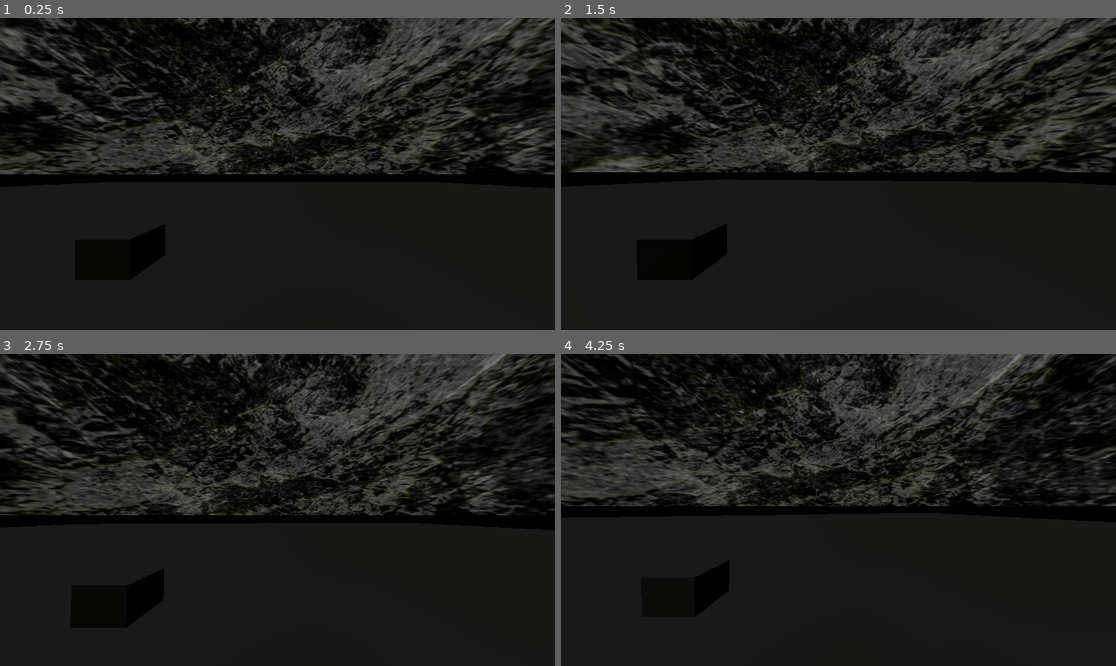
Above: before the commit, frames 1-4 (two rows, left to right).
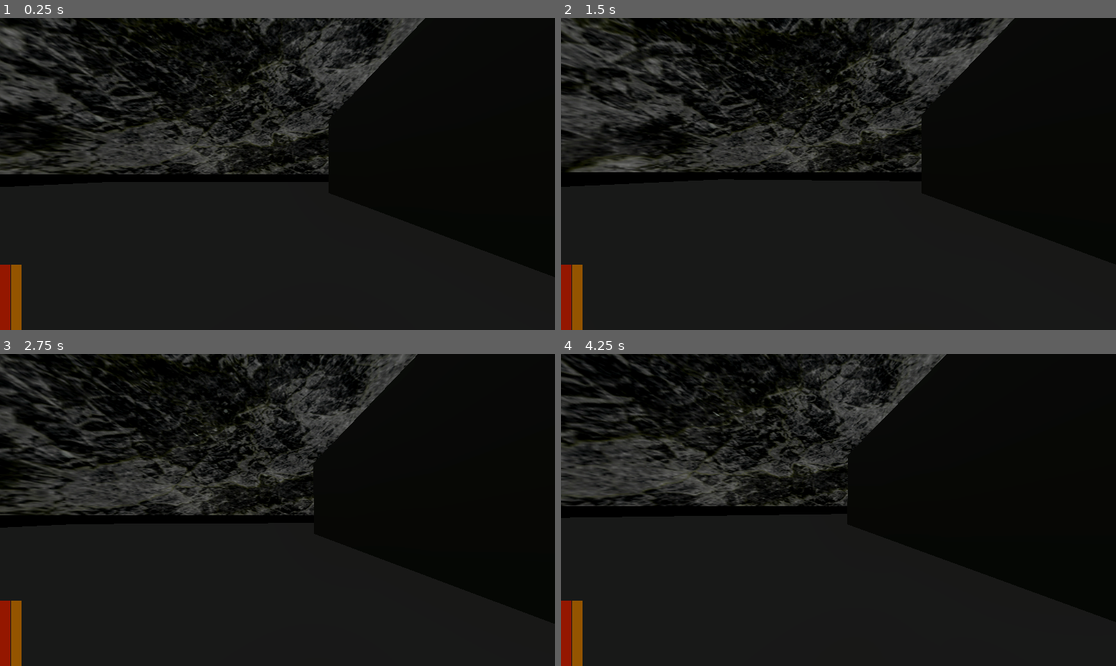
Above: after the commit, the same moments.

Repository: sharwenn-dev/debasement-game
Game: Godot game, scene res://test_world.tscn
Same seed, same stepped clock (60 frames per second), same inputs: the game is played once before the commit and once after it. The project has no main scene, so this scene is started directly.
Inputs (mouse positions are in pixels of both pictures, inside the frame that each line leads up to):
- Up to frame 1 (0.25 s): no input
- Up to frame 2 (1.5 s): tap Enter (ui_accept) at 0.5, 0.77 s; move the mouse to (866, 174) at 0.52 s; hold Up (ui_up) from 0.53 s (still down); move the mouse to (810, 174) at 1.27 s
- Up to frame 3 (2.75 s): keep holding Up (ui_up); tap Enter (ui_accept) at 1.52 s; move the mouse to (288, 503) at 2.02 s
- Up to frame 4 (4.25 s): keep holding Up (ui_up); tap Enter (ui_accept) at 2.75, 3.02, 3.77 s; move the mouse to (832, 516) at 2.77 s; move the mouse to (877, 513) at 3.52 s

The runs differ from the first frame. In frame 1, 11% of the frame differs, in the area x 0-100%, y 0-100%; in frame 2, 9.8%; in frame 3, 11%; in frame 4, 12%.

Commit message:
5/1 open plane and starving

Diff:
--- a/debase_player.tscn
+++ b/debase_player.tscn
@@ -1,42 +1,57 @@
-[gd_scene load_steps=4 format=3 uid="uid://cponqcw7k51d0"]
+[gd_scene load_steps=6 format=3 uid="uid://cponqcw7k51d0"]
 
 [sub_resource type="GDScript" id="GDScript_5h67k"]
 script/source = "extends CharacterBody3D
 
-const WALK_SPEED = 5.0
-const SPRINT_SPEED = 8.5
-var SPEED = WALK_SPEED
+var SPEED = 4.0
 const JUMP_VELOCITY = 2.0
 
 const CAM_SENS = 0.03
 @onready var camera = $head/Camera3D
 
 @onready var BASE_FOV = camera.fov
-var FOV_CHANGE = 1.0
+var FOV_CHANGE = 0.5
 
 const BOB_FREQ = 2.4
 const BOB_AMP = 0.08
 var t_bob = 0.0
 
 var inertia = Vector3.ZERO
-
-var PUSH_FORCE = 3.0
-
-var MAX_HEALTH = 50
-var HEALTH = MAX_HEALTH
 var damage_lock = 0.0
 
 @onready var model = $MeshInstance3D
+@onready var health_bar = $head/Camera3D/HUD/health_bar
+@onready var hunger_bar = $head/Camera3D/HUD/hunger_bar
+
+var hunger_down_time = 5.0
+var time_since_hunger = 0.0
+var hunger_down_amount = 3
+var starve_time = 5.0
+var starve_timer = 0.0
 
 @export var data = {
 	\"max_health\": 50,
 	\"health\": 50,
-	\"max_hunger\": 100
+	\"max_hunger\": 100,
+	\"hunger\": 100,
+	\"left\": null,
+	\"right\": null,
+	\"value_progs\": {
+		\"kills\": 0,
+		\"starve_time\": 0
+	},
 }
+
+func player_setup():
+	hunger_bar.max_value = data.max_hunger
+	hunger_bar.value = data.hunger
+	health_bar.max_value = data.max_health
+	health_bar.value = data.health
 
 func _ready() -> void:
 	Input.set_mouse_mode(Input.MOUSE_MODE_CAPTURED)
 	model.visible = false
+	player_setup()
 
 func _unhandled_input(event: InputEvent) -> void:
 	if event is InputEventMouseMotion and \\
@@ -54,8 +69,8 @@
 func take_damage(dmg):
 	if damage_lock == 0.0:
 		damage_lock = 0.5
-		HEALTH -= dmg
-		if HEALTH <= 0:
+		data.health -= dmg
+		if data.health <= 0:
 			await get_tree().create_timer(0.25).timeout
 			Input.set_mouse_mode(Input.MOUSE_MODE_VISIBLE)
 			OS.alert(\"You died!\")
@@ -63,6 +78,24 @@
 	pass
 
 func _physics_process(delta: float) -> void:
+	if data.health <= 0:
+		#kill
+		if Input.get_mouse_mode() == Input.MOUSE_MODE_CAPTURED:
+			Input.set_mouse_mode(Input.MOUSE_MODE_VISIBLE)
+		OS.alert(\"dead\")
+		get_tree().call_deferred(\"reload_current_scene\")
+
+	time_since_hunger += delta
+	if time_since_hunger >= hunger_down_time:
+		data.hunger -= hunger_down_amount
+		time_since_hunger = 0.0
+
+	if data.hunger <= 0:
+		starve_timer += delta
+		if starve_timer >= starve_time:
+			data.health -= 10
+			starve_timer = 0.0
+
 	if Input.is_action_just_pressed(\"ui_cancel\"):
 		if Input.get_mouse_mode() == Input.MOUSE_MODE_CAPTURED:
 			Input.set_mouse_mode(Input.MOUSE_MODE_VISIBLE)
@@ -98,13 +131,8 @@
 	velocity += inertia
 	inertia = inertia.move_toward(Vector3.ZERO, delta*1000.0)
 
-	for enemy in get_tree().get_nodes_in_group(\"Enemy\"):
-		if $feet.overlaps_area(enemy.dmg_area):
-			enemy.take_damage(0)
-
 	damage_lock = max(damage_lock-delta, 0.0)
-	# HUD.healthbar.max_value = MAX_HEALTH
-	# HUD.healthbar.value = int(HEALTH)
+	player_setup()
 
 	move_and_slide()
 "
@@ -115,6 +143,12 @@
 radius = 0.517652
 height = 2.17593
 
+[sub_resource type="StyleBoxFlat" id="StyleBoxFlat_ur2xb"]
+bg_color = Color(0, 0, 0, 1)
+corner_detail = 20
+
+[sub_resource type="StyleBoxFlat" id="StyleBoxFlat_6jvax"]
+
 [node name="debase_player" type="CharacterBody3D" groups=["Player"]]
 wall_min_slide_angle = 3.14159
 script = SubResource("GDScript_5h67k")
@@ -134,8 +168,42 @@
 current = true
 fov = 90.0
 
+[node name="HUD" type="CanvasLayer" parent="head/Camera3D"]
+
+[node name="hunger_bar" type="ProgressBar" parent="head/Camera3D/HUD"]
+self_modulate = Color(0.969497, 0.548401, 0, 1)
+clip_children = 2
+anchors_preset = 2
+anchor_top = 1.0
+anchor_bottom = 1.0
+offset_left = 23.0
+offset_top = -135.0
+offset_right = 44.0
+grow_vertical = 0
+theme_override_styles/background = SubResource("StyleBoxFlat_ur2xb")
+theme_override_styles/fill = SubResource("StyleBoxFlat_6jvax")
+value = 50.0
+fill_mode = 3
+show_percentage = false
+
+[node name="health_bar" type="ProgressBar" parent="head/Camera3D/HUD"]
+self_modulate = Color(0.968627, 0.152941, 0, 1)
+clip_children = 2
+anchors_preset = 2
+anchor_top = 1.0
+anchor_bottom = 1.0
+offset_top = -135.0
+offset_right = 21.0
+grow_vertical = 0
+theme_override_styles/background = SubResource("StyleBoxFlat_ur2xb")
+theme_override_styles/fill = SubResource("StyleBoxFlat_6jvax")
+value = 50.0
+fill_mode = 3
+show_percentage = false
+
 [node name="Left" type="Node3D" parent="head"]
 transform = Transform3D(1, 0, 0, 0, 1, 0, 0, 0, 1, -0.522243, -0.295132, -0.616556)
 
 [node name="CSGBox3D" type="CSGBox3D" parent="head/Left"]
+visible = false
 size = Vector3(0.188477, 0.140625, 0.169922)
--- /dev/null
+++ b/menus/debase_hud.tscn
@@ -0,0 +1,3 @@
+[gd_scene format=3 uid="uid://vrvmhfhplpfo"]
+
+[node name="debase_hud" type="CanvasLayer"]
--- a/test_world.tscn
+++ b/test_world.tscn
@@ -53,3 +53,18 @@
 [node name="CSGBox3D2" type="CSGBox3D" parent="."]
 transform = Transform3D(1, 0, 0, 0, 1, 0, 0, 0, 1, -4.2405, 1.02342, 0.374385)
 use_collision = true
+
+[node name="CSGBox3D3" type="CSGBox3D" parent="."]
+transform = Transform3D(1, 0, 0, 0, 1, 0, 0, 0, 1, 9.2213, 3.35481, 12.5526)
+use_collision = true
+size = Vector3(11.5186, 6.46063, 12.9678)
+
+[node name="CSGBox3D4" type="CSGBox3D" parent="."]
+transform = Transform3D(1, 0, 0, 0, 1, 0, 0, 0, 1, -15.5992, 3.35481, 4.48397)
+use_collision = true
+size = Vector3(11.5186, 6.46063, 12.9678)
+
+[node name="CSGBox3D5" type="CSGBox3D" parent="."]
+transform = Transform3D(1, 0, 0, 0, 1, 0, 0, 0, 1, 11.6876, 3.35481, -10.6308)
+use_collision = true
+size = Vector3(11.5186, 6.46063, 12.9678)
